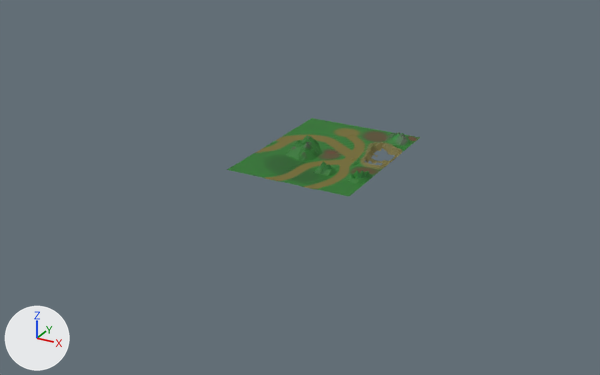
The Blender file Assets/Models/woodsMap.blend, before and after one commit.
Rendered twice from a camera (50 mm lens) standing at (244.0, -484.0, 213.0) and looking at (-12.0, -19.0, -19.0). Arrows for +X, +Y and +Z are at lower left; the lights stay in place.
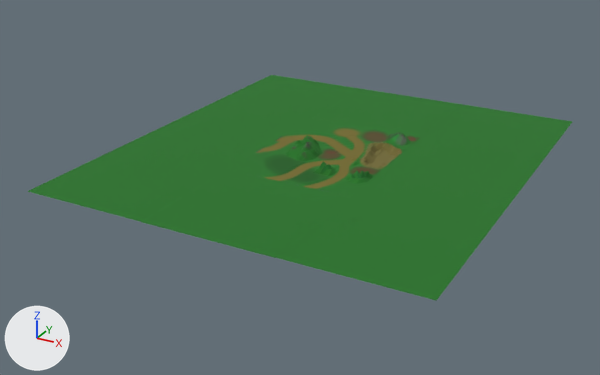
Location of each change, [x1, y1, x2, y2] in pixels of the pictures (600 x 375 px):
'Plane', reshaped (181% wider, 187% taller): before [227, 118, 420, 196]; after [28, 75, 572, 301]
part 1 of me_plane, built on: before [364, 163, 382, 169]; after [28, 75, 572, 301]

Diff of the bpy script that builds the scene:
```diff
--- a/Assets/Models/woodsMap.blend.py
+++ b/Assets/Models/woodsMap.blend.py
@@ me_plane @@
 # used by ob_plane; location = (0.0, 0.0, 0.0); scale = (1.5, 2.0, 1.0)
-me_plane.from_pydata(...)  # 1734 vertices, 1627 faces, 1 loose edge; spans x -30.0..30.0, y -30.0..30.0, z -1.1..12.8
+me_plane.from_pydata(...)  # 1750 vertices, 1633 faces, 1 loose edge; spans x -89.9..89.9, y -75.0..75.0, z -1.1..12.8
+# me_plane part 1
+# 4 vertices move from x 22.7..27.1, y -3.7, z 3.4 to x 22.7..27.1, y -3.7, z 1.7..2.6
+# 8 vertices are added at x -89.9..29.9, y -75.0..75.0, z 2.0
+# 8 new vertices lie (60.0, 0.0, 0.0) away from vertices in x -89.9..29.9, y -75.0..75.0, z 2.0
+# 6 new faces join them
 me_plane.materials.append(mat_material)
```
